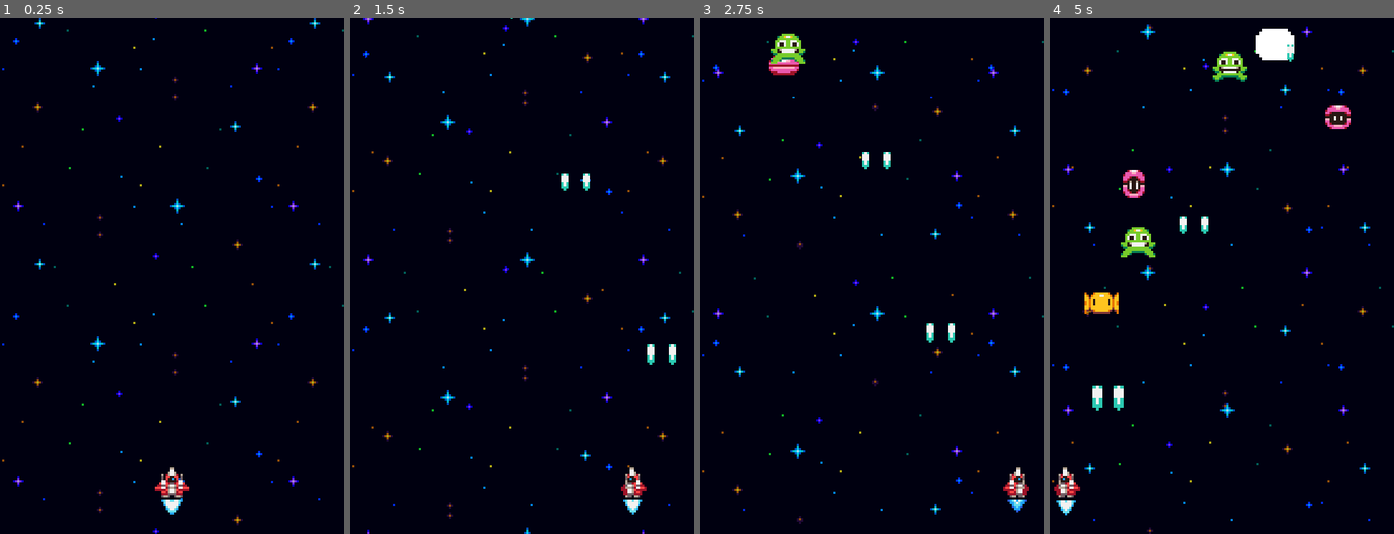
Above: before the commit, frames 1-4 (left to right).
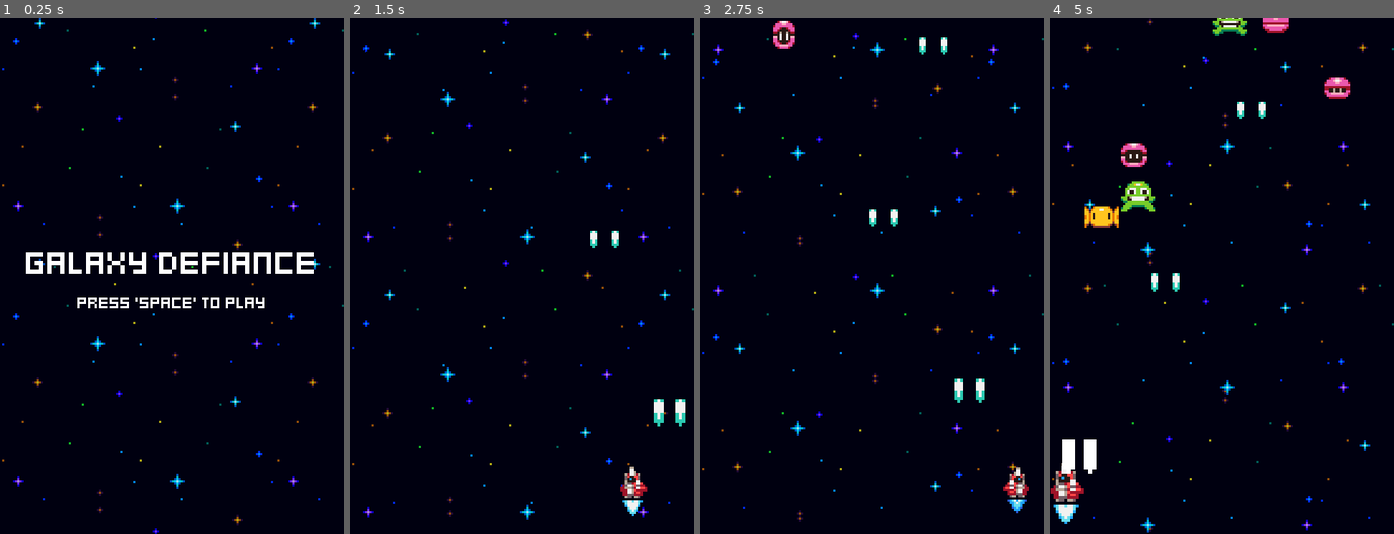
Above: after the commit, the same moments.

Repository: sarahpuspdew/Space-Shooter
Game: Godot game, scene res://Scenes/Menu.tscn
Two runs of this game, one before a commit and one after it. Both use one fixed random seed, a clock stepped at 60 frames per second and the inputs below. Before the commit the project starts from res://Scenes/World.tscn.
Inputs:
- Up to frame 1 (0.25 s): no input
- Up to frame 2 (1.5 s): tap Space at 0.5 s; hold D (right) 0.53-1.28 s; tap Enter (ui_accept) at 0.6, 0.77, 1.07, 1.35 s; hold A (left) from 1.28 s (still down)
- Up to frame 3 (2.75 s): tap Enter (ui_accept) at 1.52, 1.82, 2.1 s; release A (left) at 2.03 s; hold D (right) from 2.03 s (still down)
- Up to frame 4 (5 s): tap Enter (ui_accept) at 2.85, 3.02, 3.32, 3.6, 3.77, 4.07, 4.35, 4.52, 4.82 s; release D (right) at 3.53 s; hold A (left) from 3.53 s (still down)

The runs differ from the first frame. In frame 1, 2.7% of the frame differs, in the area x 7-92%, y 45-97%; in frame 2, 2.7%; in frame 3, 3.4%; in frame 4, 7.5%, in the area x 0-100%, y 0-100%.

Commit message:
Add menu and game over scene

Diff:
--- /dev/null
+++ b/Assets/Fonts/DefaultLabelSettings.tres
@@ -0,0 +1,7 @@
+[gd_resource type="LabelSettings" load_steps=2 format=3 uid="uid://dqt2rtbqq3llc"]
+
+[ext_resource type="FontFile" uid="uid://cm43e7p4uccqo" path="res://Assets/Fonts/kenney_mini_square.ttf" id="1_al204"]
+
+[resource]
+font = ExtResource("1_al204")
+font_size = 8
--- /dev/null
+++ b/Assets/Fonts/TitleLabelSettings.tres
@@ -0,0 +1,6 @@
+[gd_resource type="LabelSettings" load_steps=2 format=3 uid="uid://b7dwqykbe1omj"]
+
+[ext_resource type="FontFile" uid="uid://cm43e7p4uccqo" path="res://Assets/Fonts/kenney_mini_square.ttf" id="1_d3t5y"]
+
+[resource]
+font = ExtResource("1_d3t5y")
--- /dev/null
+++ b/Scenes/GameOver.tscn
@@ -0,0 +1,41 @@
+[gd_scene load_steps=5 format=3 uid="uid://dwde2wi4a0ju5"]
+
+[ext_resource type="Script" path="res://Scripts/GameOver.gd" id="1_tjcg4"]
+[ext_resource type="PackedScene" uid="uid://fcyxv6c1fgqs" path="res://Scenes/Background.tscn" id="2_kg8ve"]
+[ext_resource type="LabelSettings" uid="uid://b7dwqykbe1omj" path="res://Assets/Fonts/TitleLabelSettings.tres" id="3_5ihrr"]
+[ext_resource type="LabelSettings" uid="uid://dqt2rtbqq3llc" path="res://Assets/Fonts/DefaultLabelSettings.tres" id="4_5vc75"]
+
+[node name="GameOver" type="Control"]
+layout_mode = 3
+anchors_preset = 15
+anchor_right = 1.0
+anchor_bottom = 1.0
+grow_horizontal = 2
+grow_vertical = 2
+script = ExtResource("1_tjcg4")
+
+[node name="Background" parent="." instance=ExtResource("2_kg8ve")]
+
+[node name="CenterContainer" type="CenterContainer" parent="."]
+layout_mode = 1
+anchors_preset = 15
+anchor_right = 1.0
+anchor_bottom = 1.0
+grow_horizontal = 2
+grow_vertical = 2
+
+[node name="VBoxContainer" type="VBoxContainer" parent="CenterContainer"]
+layout_mode = 2
+
+[node name="GameOver" type="Label" parent="CenterContainer/VBoxContainer"]
+layout_mode = 2
+text = "Game Over"
+label_settings = ExtResource("3_5ihrr")
+horizontal_alignment = 1
+
+[node name="ReturnToMenu" type="Label" parent="CenterContainer/VBoxContainer"]
+layout_mode = 2
+text = "Press 'space' to return to the start menu"
+label_settings = ExtResource("4_5vc75")
+horizontal_alignment = 1
+autowrap_mode = 2
--- /dev/null
+++ b/Scenes/Menu.tscn
@@ -0,0 +1,40 @@
+[gd_scene load_steps=5 format=3 uid="uid://ctetm1ay5lygm"]
+
+[ext_resource type="Script" path="res://Scripts/Menu.gd" id="1_fphtv"]
+[ext_resource type="PackedScene" uid="uid://fcyxv6c1fgqs" path="res://Scenes/Background.tscn" id="1_gaukm"]
+[ext_resource type="LabelSettings" uid="uid://b7dwqykbe1omj" path="res://Assets/Fonts/TitleLabelSettings.tres" id="2_w7r1w"]
+[ext_resource type="LabelSettings" uid="uid://dqt2rtbqq3llc" path="res://Assets/Fonts/DefaultLabelSettings.tres" id="3_f0hnk"]
+
+[node name="Menu" type="Control"]
+layout_mode = 3
+anchors_preset = 15
+anchor_right = 1.0
+anchor_bottom = 1.0
+grow_horizontal = 2
+grow_vertical = 2
+script = ExtResource("1_fphtv")
+
+[node name="Background" parent="." instance=ExtResource("1_gaukm")]
+
+[node name="CenterContainer" type="CenterContainer" parent="."]
+layout_mode = 1
+anchors_preset = 15
+anchor_right = 1.0
+anchor_bottom = 1.0
+grow_horizontal = 2
+grow_vertical = 2
+
+[node name="VBoxContainer" type="VBoxContainer" parent="CenterContainer"]
+layout_mode = 2
+
+[node name="Title" type="Label" parent="CenterContainer/VBoxContainer"]
+layout_mode = 2
+text = "Galaxy Defiance"
+label_settings = ExtResource("2_w7r1w")
+horizontal_alignment = 1
+
+[node name="Start" type="Label" parent="CenterContainer/VBoxContainer"]
+layout_mode = 2
+text = "Press 'space' to play"
+label_settings = ExtResource("3_f0hnk")
+horizontal_alignment = 1
--- a/Scenes/World.tscn
+++ b/Scenes/World.tscn
@@ -1,10 +1,12 @@
-[gd_scene load_steps=4 format=3 uid="uid://h4s4vda5ejj1"]
+[gd_scene load_steps=5 format=3 uid="uid://h4s4vda5ejj1"]
 
+[ext_resource type="Script" path="res://Scripts/World.gd" id="1_gclmc"]
 [ext_resource type="PackedScene" uid="uid://fcyxv6c1fgqs" path="res://Scenes/Background.tscn" id="1_n0d6q"]
 [ext_resource type="PackedScene" uid="uid://ccqnerqjyhjd2" path="res://Scenes/Player.tscn" id="1_ua5f2"]
 [ext_resource type="PackedScene" uid="uid://cgvlc1cx7nkql" path="res://Scenes/EnemyGenerator.tscn" id="3_tmfmt"]
 
 [node name="World" type="Node2D"]
+script = ExtResource("1_gclmc")
 
 [node name="Background" parent="." instance=ExtResource("1_n0d6q")]
 
--- /dev/null
+++ b/Scripts/GameOver.gd
@@ -0,0 +1,6 @@
+extends Control
+
+
+func _process(delta):
+	if Input.is_action_just_pressed("ui_accept"):
+		get_tree().change_scene_to_file("res://Scenes/Menu.tscn")
--- /dev/null
+++ b/Scripts/Menu.gd
@@ -0,0 +1,6 @@
+extends Control
+
+
+func _process(delta):
+	if Input.is_action_just_pressed("ui_accept"):
+		get_tree().change_scene_to_file("res://Scenes/World.tscn")
--- /dev/null
+++ b/Scripts/World.gd
@@ -0,0 +1,10 @@
+extends Node2D
+
+@onready var player := $Player
+
+
+func _ready():
+	player.tree_exiting.connect(func():
+		await get_tree().create_timer(1.0).timeout
+		get_tree().change_scene_to_file("res://Scenes/GameOver.tscn")
+	)
--- a/project.godot
+++ b/project.godot
@@ -11,7 +11,7 @@
 [application]
 
 config/name="[Tutorial] Space Shooter by HeartBeast"
-run/main_scene="res://Scenes/World.tscn"
+run/main_scene="res://Scenes/Menu.tscn"
 config/features=PackedStringArray("4.1", "Mobile")
 config/icon="res://Assets/Sprites/ship.png"
 
